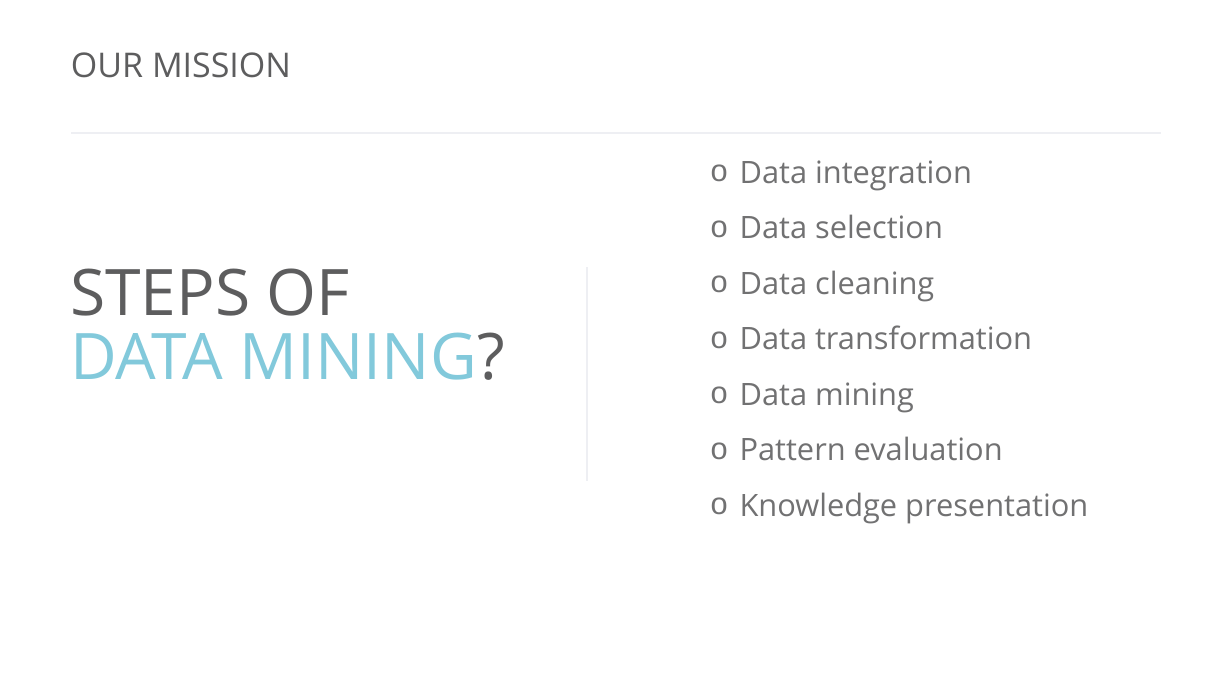
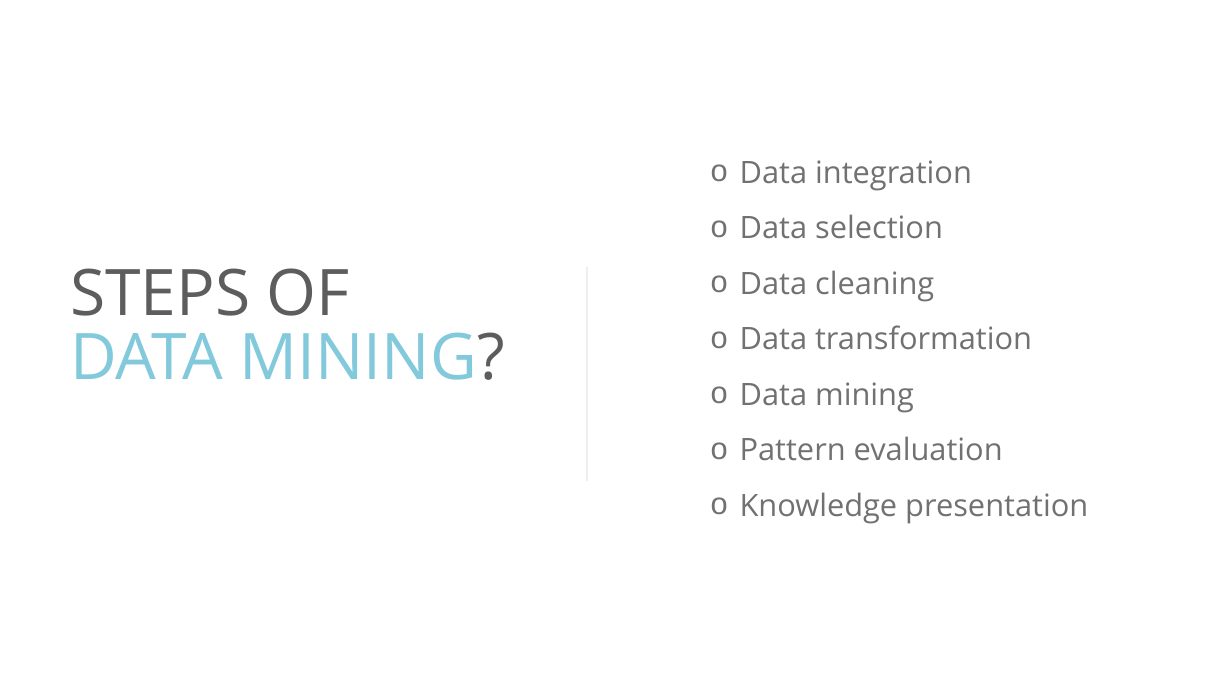
Before and after one commit to fnaticTrucMinh/UIT_AEP_BigDataRESEARCH, a slide deck: slide 10 of UIT_AEP_BigDataRESEARCH - Bao_Data Mining.pptx. Drawn at 1232x693 pixels with LibreOffice and Linux fonts; fonts in the diff are those of the drawing. Boxes give left, top, right and bottom in pixels: in the first picture for what was removed or moved away, otherwise in the second. Text is boxed around its words. In the diff, an @@ line names an element or a change of style, - is before the commit and + after.

Commit message:
Add files via upload
Fix nhè nhẹ !!!

```diff
--- a/UIT_AEP_BigDataRESEARCH - Bao_Data Mining.pptx
+++ b/UIT_AEP_BigDataRESEARCH - Bao_Data Mining.pptx
@@ title removed at bbox=[71, 52, 291, 78] @@
-OUR MISSION
@@ line removed from (71, 133) to (1160, 133) @@
```
Also in this commit, not shown: 6 other slides changed.
